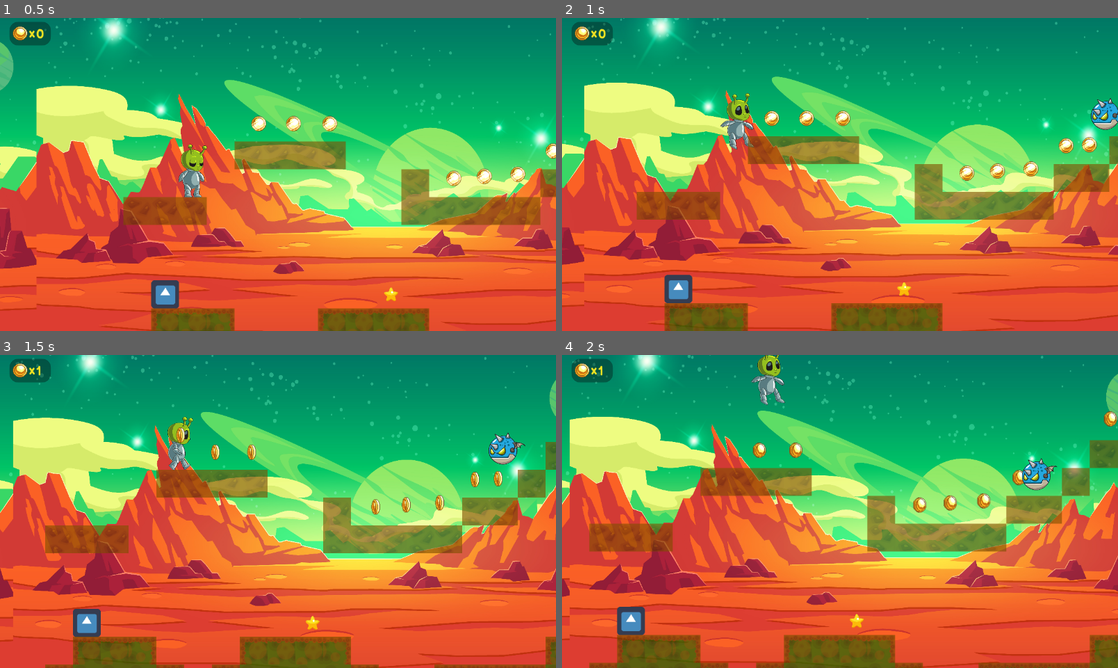
Above: before the commit, frames 1-4 (two rows, left to right).
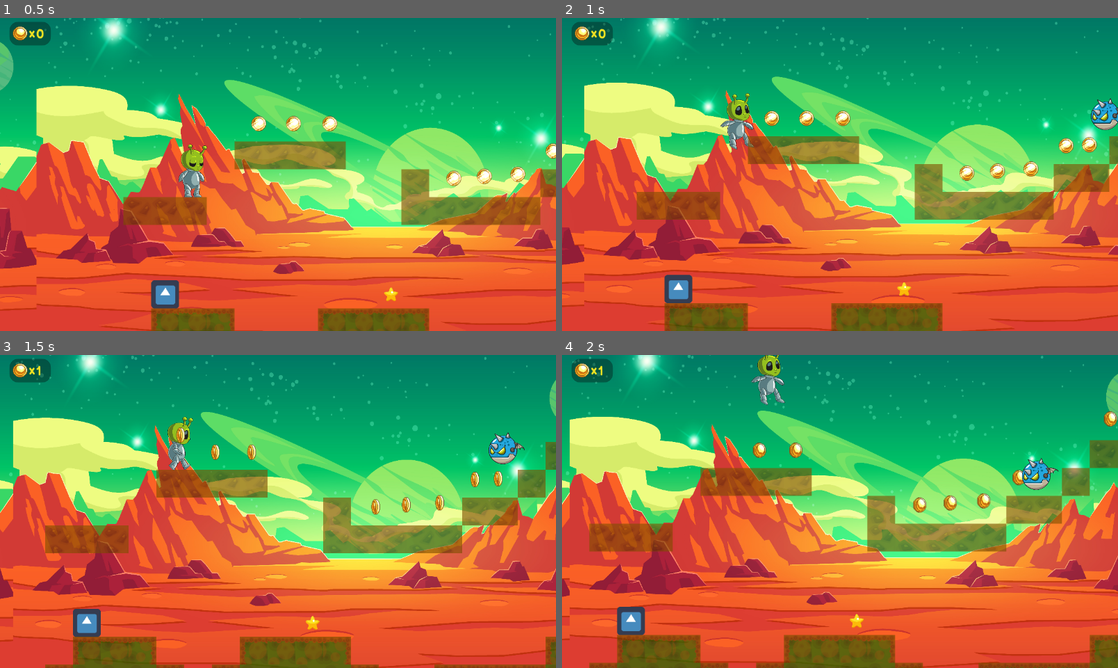
Above: after the commit, the same moments.

Repository: MariiaS3/XingXing
Game: Godot game, scene res://World.tscn
Two runs of this game, one before a commit and one after it. Both use one fixed random seed, a clock stepped at 60 frames per second and the inputs below. The engine's default icon, where the game draws it, is replaced by a stand-in: a white triangle on a blue panel in a dark square.
Inputs:
- Up to frame 1 (0.5 s): no input
- Up to frame 2 (1 s): hold Right (ui_right) from 0.53 s (still down); tap Up (ui_up) at 0.77 s
- Up to frame 3 (1.5 s): keep holding Right (ui_right)
- Up to frame 4 (2 s): keep holding Right (ui_right); tap Up (ui_up) at 1.52 s

Frame 1 is identical in both runs. In frame 2, 0.1% of the frame differs, in the area x 95-100%, y 25-36%; in frame 3, 0.2%; in frame 4, 0.2%, in the area x 82-90%, y 32-44%.

Commit message:
nic ciekawego

Diff:
--- a/XingXing/Enemy.gd
+++ b/XingXing/Enemy.gd
@@ -20,3 +20,10 @@
 	velocity.x = 50 * direction
 
 	velocity = move_and_slide(velocity, Vector2.UP)
+
+
+
+
+
+func _on_Checker_body_entered(body):
+	print("aaa")
--- a/XingXing/Enemy.tscn
+++ b/XingXing/Enemy.tscn
@@ -24,21 +24,25 @@
 [sub_resource type="RectangleShape2D" id=2]
 extents = Vector2( 31.7748, 32.725 )
 
+[sub_resource type="RectangleShape2D" id=3]
+extents = Vector2( 34.1643, 36.4675 )
+
 [node name="Enemy" type="KinematicBody2D"]
-light_mask = -2147483632
+light_mask = -2147483648
 collision_layer = 16
+collision_mask = 129
 script = ExtResource( 12 )
 
 [node name="AnimatedSprite" type="AnimatedSprite" parent="."]
-light_mask = -2147483632
+light_mask = -2147483648
 position = Vector2( 7.63784, 6.57915 )
 scale = Vector2( 0.196143, 0.195851 )
 frames = SubResource( 1 )
-frame = 1
+frame = 10
 playing = true
 
 [node name="CollisionShape2D" type="CollisionShape2D" parent="."]
-light_mask = 16
+light_mask = 0
 position = Vector2( 2.10886, 24.0384 )
 shape = SubResource( 2 )
 
@@ -46,3 +50,13 @@
 position = Vector2( 0.280609, 0.841843 )
 cast_to = Vector2( 0, 60 )
 collision_mask = 16
+
+[node name="Checker" type="Area2D" parent="."]
+light_mask = 0
+collision_layer = 16
+
+[node name="CollisionShape2D" type="CollisionShape2D" parent="Checker"]
+light_mask = 0
+position = Vector2( 1.96428, 7.01538 )
+shape = SubResource( 3 )
+[connection signal="body_entered" from="Checker" to="." method="_on_Checker_body_entered"]
--- a/XingXing/TileMap.tscn
+++ b/XingXing/TileMap.tscn
@@ -42,5 +42,7 @@
 self_modulate = Color( 1, 1, 0, 0.784314 )
 tile_set = SubResource( 2 )
 cell_custom_transform = Transform2D( 0, 0, 0, 0, 0, 0 )
+collision_layer = 128
+collision_mask = 17
 format = 1
 tile_data = PoolIntArray( 262141, 7, 0, 589831, 8, 0, 589832, 8, 0, 589833, 8, 0, 589834, 8, 0, 589835, 8, 0, 589836, 8, 0 )
--- a/XingXing/save-file.cfg
+++ b/XingXing/save-file.cfg
@@ -1,3 +1,3 @@
 [Values]
 
-ValueOne=0
+ValueOne=6
Not shown: 1 places in XingXing/Enemy.tscn that only renumber resources
Not shown: 2 places in XingXing/TileMap.tscn that only renumber resources
